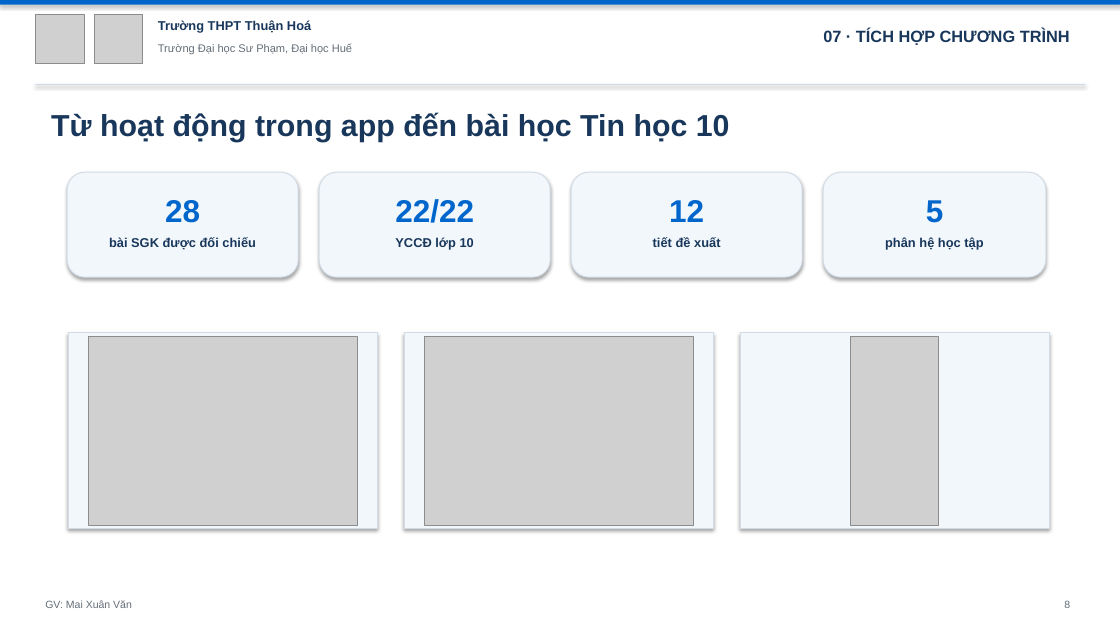
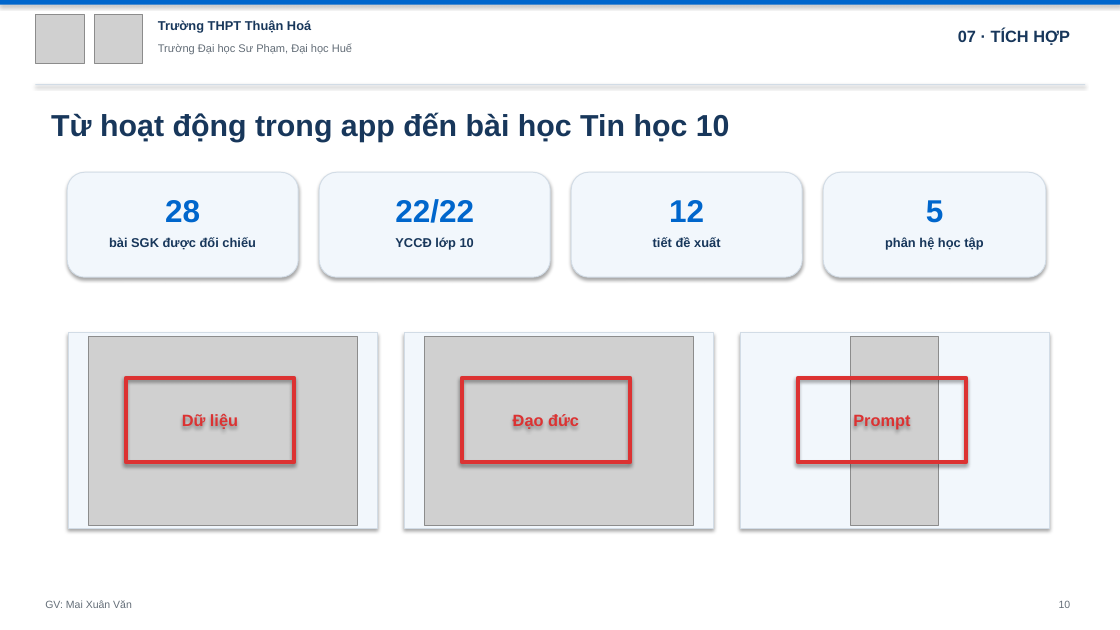
Before and after one commit to mxuanvan02/ainatomy, a slide deck: slide 10 of template_thuanhoa.pptx (slide 8 before the commit). Drawn at 1120x630 pixels with LibreOffice and Linux fonts; fonts in the diff are those of the drawing; grey boxes stand for pictures. Boxes give left, top, right and bottom in pixels: in the first picture for what was removed or moved away, otherwise in the second. Text is boxed around its words. In the diff, an @@ line names an element or a change of style, - is before the commit and + after.

```diff
--- a/template_thuanhoa.pptx
+++ b/template_thuanhoa.pptx
@@ text at (958, 29, 1070, 45): text changed @@
-07 · TÍCH HỢP CHƯƠNG TRÌNH
+07 · TÍCH HỢP
@@ rectangle added at (126, 378, 294, 462), outline #DC3232 4 pt, 14 pt, text #DC3232, bold @@
+Dữ liệu
@@ rectangle added at (462, 378, 630, 462), outline #DC3232 4 pt, 14 pt, text #DC3232, bold @@
+Đạo đức
@@ rectangle added at (798, 378, 966, 462), outline #DC3232 4 pt, 14 pt, text #DC3232, bold @@
+Prompt
@@ text at (1059, 600, 1071, 608): text changed @@
-8
+10
```
Also in this commit, not shown: 11 other slides changed, 2 slides added, 3 other files.
